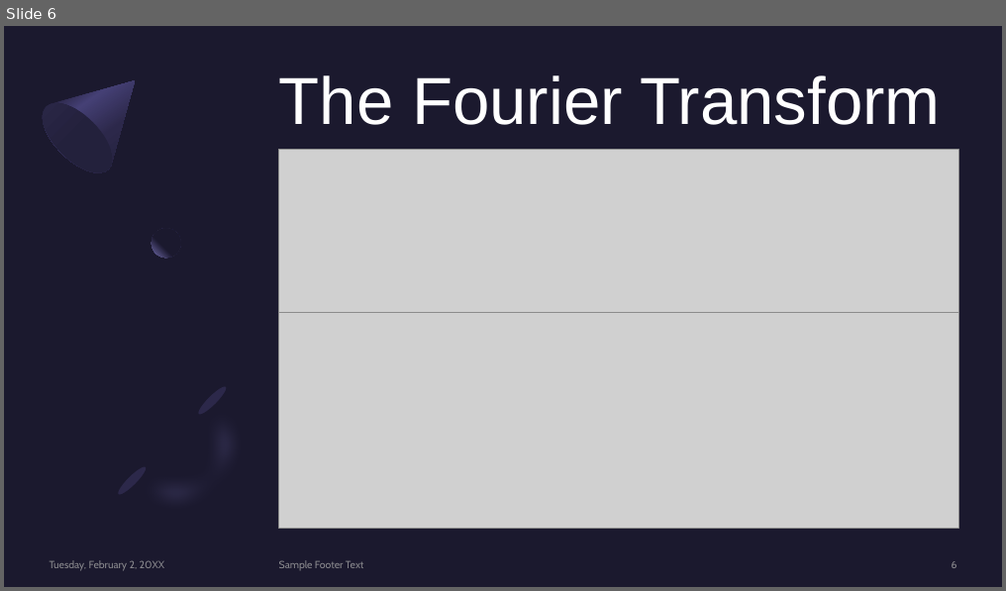
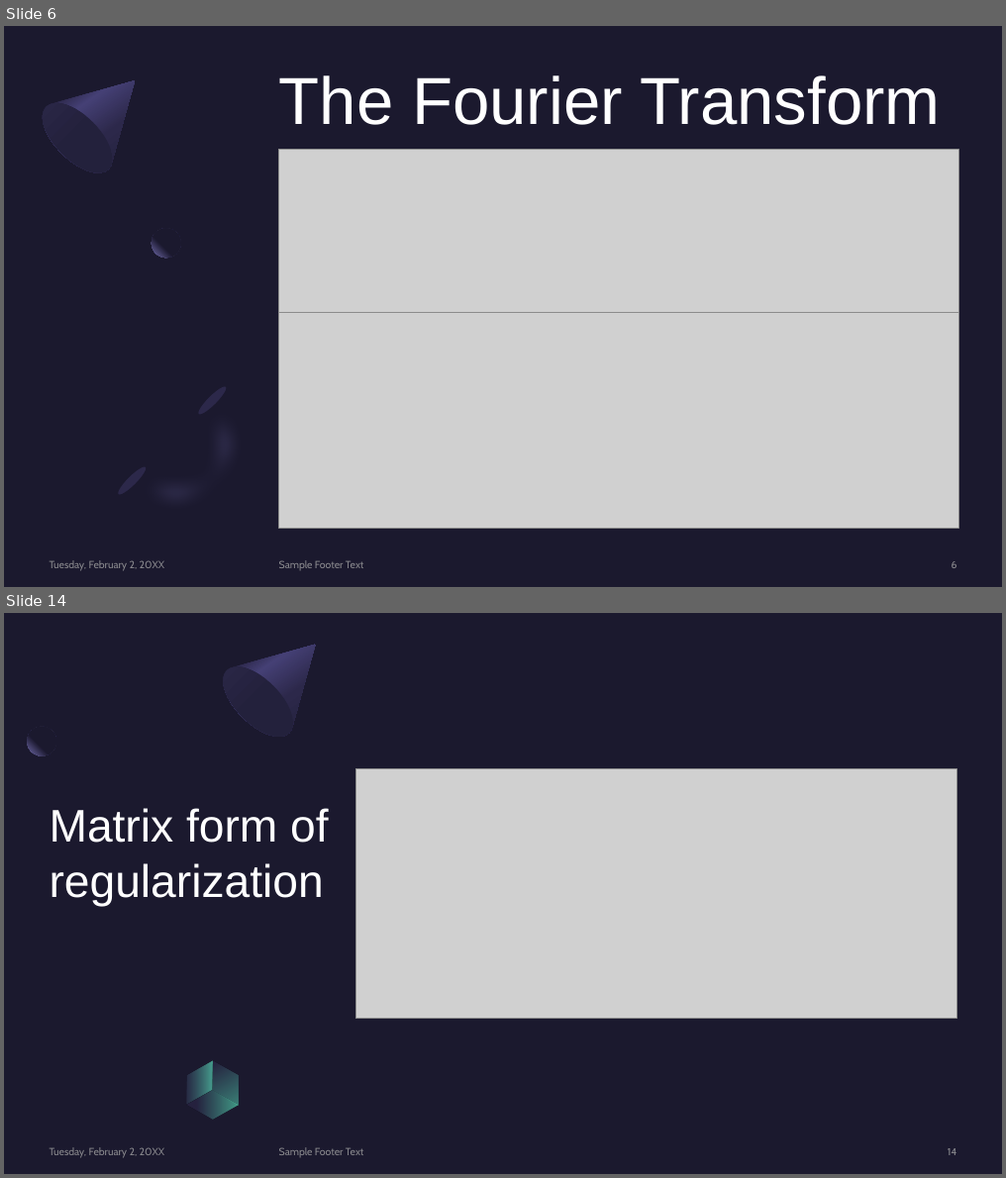
Before and after one commit to aerubianoma/Codification-theory, a slide deck: Final-project/Signal processing using graphs.pptx. Shown one above the other, each under a label of ours: slide 6 before the commit, slides 6 and 14 after it; the slides between them are not shown. The pictures are 1006x591 and 1006x1178 pixels, drawn with LibreOffice and Linux fonts; fonts in the diff are those of the drawing; grey boxes stand for pictures. Boxes give left, top, right and bottom in pixels: in the first picture for what was removed or moved away, otherwise in the second. Text is boxed around its words. In the diff, an @@ line names an element or a change of style, - is before the commit and + after.

```diff
--- a/Final-project/Signal processing using graphs.pptx
+++ b/Final-project/Signal processing using graphs.pptx
@@ slide 14 added at [4, 613, 1002, 1174], background #1B192E @@
@@ rectangle added at [4, 613, 1002, 1174], fill #1B192E @@
@@ freeform shape added at [211, 613, 347, 749], fill gradient #2C284A to #454075 to #1B192E @@
@@ ellipse added at [211, 656, 305, 749], fill gradient #23213C to #2C284A @@
@@ ellipse added at [27, 727, 56, 756], fill gradient #1B192E to #7771B2 @@
@@ picture added at [355, 768, 957, 1018] @@
@@ title added at [50, 808, 328, 906], 44 pt, text #FFFFFF @@
+Matrix form of regularization
@@ freeform shape added at [200, 1054, 252, 1113], fill gradient #2C284A to #5BEFC1 @@
@@ freeform shape added at [174, 1061, 225, 1105], fill gradient #2C284A to #5BEFC1 @@
@@ freeform shape added at [187, 1083, 239, 1127], fill gradient #2C284A to #5BEFC1 @@
@@ text added at [50, 1148, 164, 1158], 10 pt, text #A6A6A6 at 80% opacity @@
+Tuesday, February 2, 20XX
@@ text added at [279, 1148, 364, 1157], 10 pt, text #A6A6A6 at 80% opacity @@
+Sample Footer Text
@@ page number added at [947, 1149, 957, 1156], 10 pt, text #A6A6A6 at 80% opacity @@
+14
```
Also in this commit, not shown: 7 slides changed, 9 other slides added.
